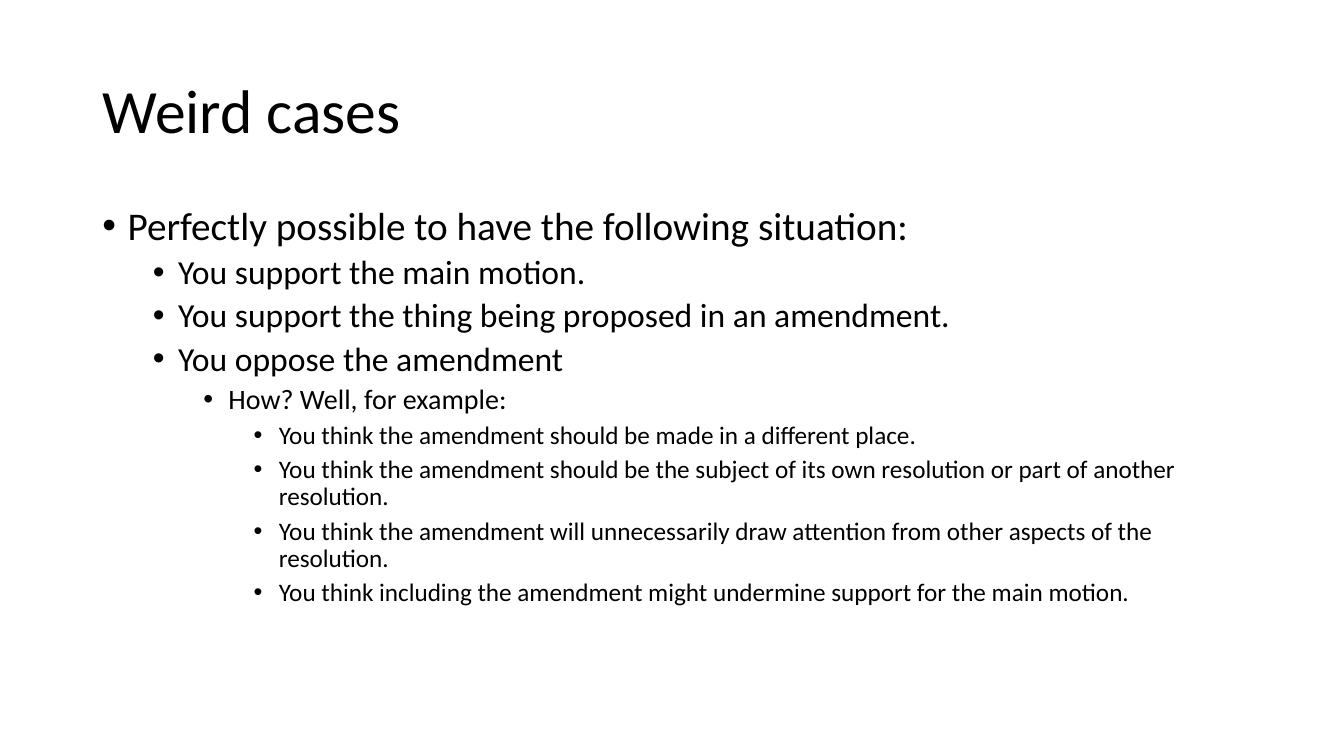
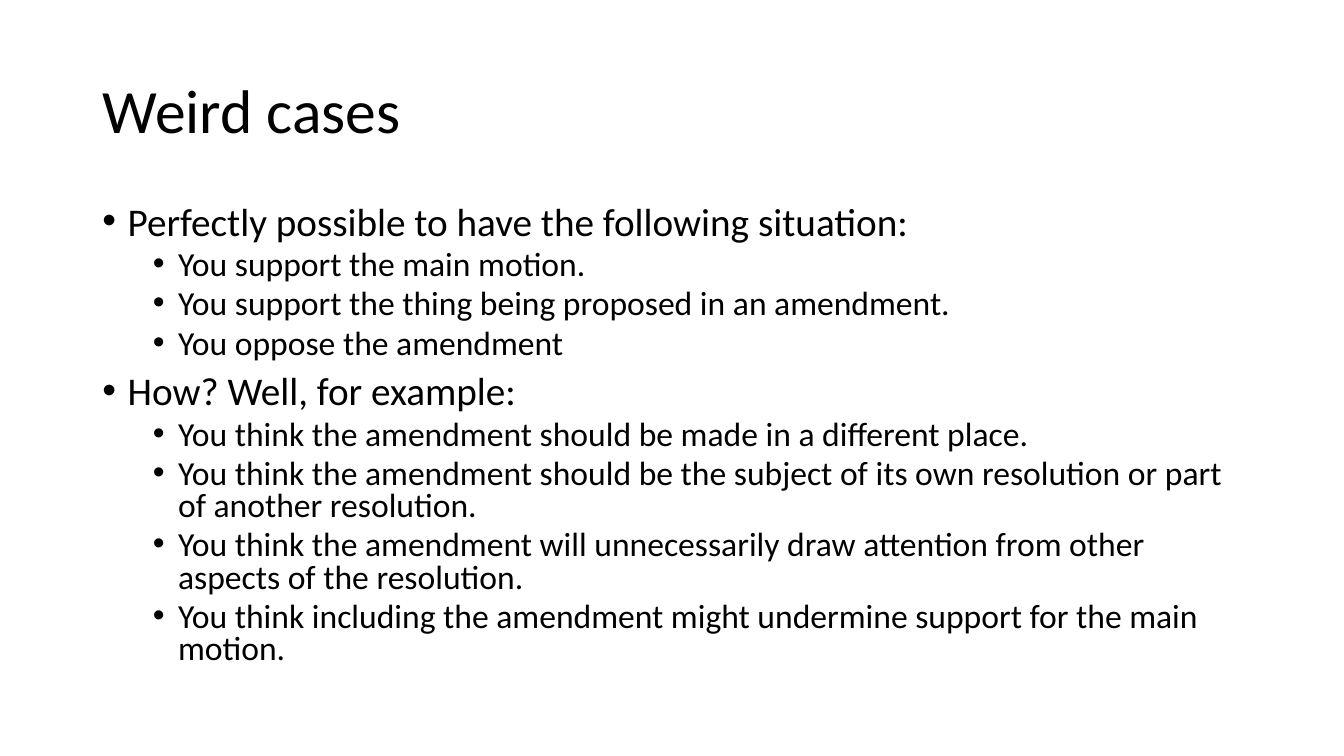
Before and after one commit to AdamSwenson/parliamentary-procedure-explainers, a slide deck: slide 27 of Presentations/Amendments.pptx (slide 37 before the commit). Drawn at 1344x756 pixels with LibreOffice and Linux fonts; fonts in the diff are those of the drawing. Boxes give left, top, right and bottom in pixels: in the first picture for what was removed or moved away, otherwise in the second. Text is boxed around its words. In the diff, an @@ line names an element or a change of style, - is before the commit and + after.

Commit message:
updated Amendments ppt

```diff
--- a/Presentations/Amendments.pptx
+++ b/Presentations/Amendments.pptx
@@ text "Perfectly possible to have the ..." at [128,208,1222,661]: size 20 to 28 pt in "How? Well, for example:"; size 18 to 24 pt in "You think the amendment should be made ...", "You think the amendment should be the ...", "You think the amendment will unnecessarily draw ...", "You think including the amendment might undermine ..."; line spacing 0.9 to 0.8; list level 3 to 1 in "How? Well, for example:"; list level 4 to 2 in "You think the amendment should ..."; list level 4 to 2 in "You think the amendment will ..."; list level 4 to 2 in "You think including the amendment ..." @@
```
Also in this commit, not shown: 17 other slides changed, 7 slides added, 7 slides removed, 5 other files.
